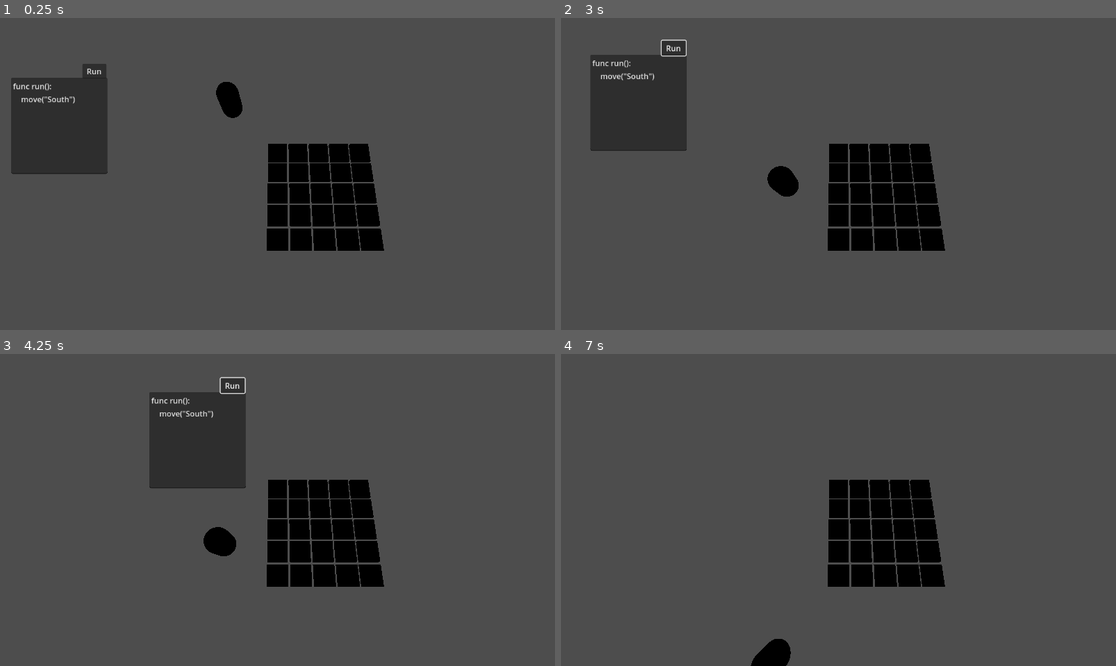
Above: before the commit, frames 1-4 (two rows, left to right).
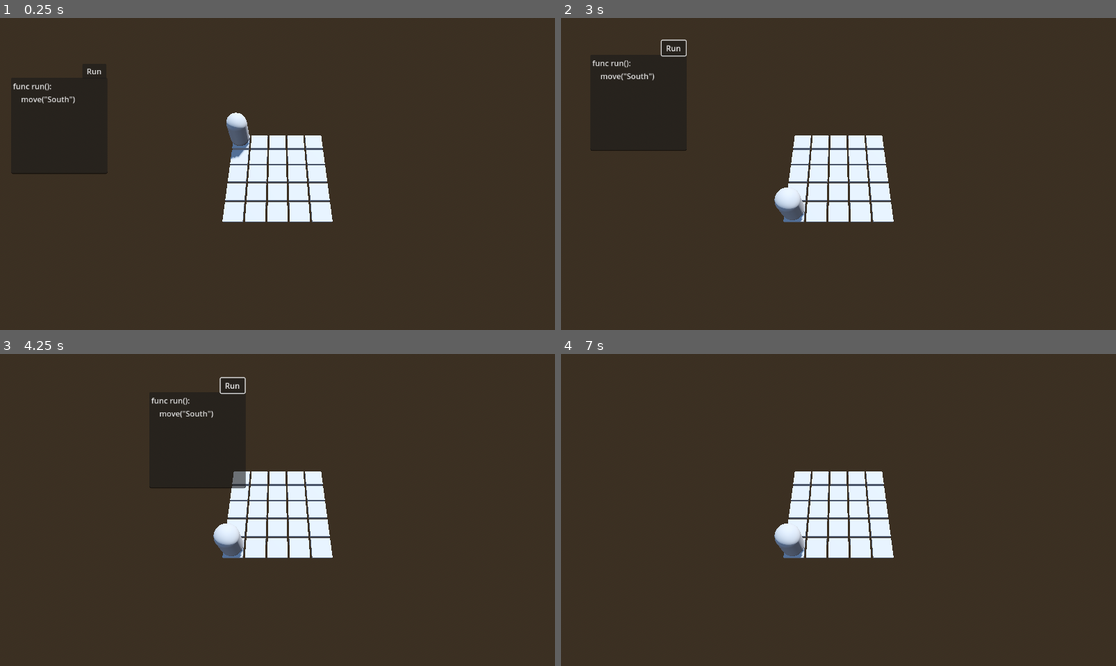
Above: after the commit, the same moments.

Repository: maxballison/self_driving
Game: Godot game, scene res://Main.tscn
Same seed, same stepped clock (60 frames per second), same inputs: the game is played once before the commit and once after it.
Inputs (mouse positions are in pixels of both pictures, inside the frame that each line leads up to):
- Up to frame 1 (0.25 s): no input
- Up to frame 2 (3 s): click "Run" at 0.5 s; click "Run" at 1.25 s; click "Run" at 2 s; tap Enter at 2.75 s; drag from (838, 174) to (894, 105) at 2.77 s
- Up to frame 3 (4.25 s): tap Space at 3.5 s; drag from (166, 525) to (249, 572) at 3.52 s
- Up to frame 4 (7 s): tap Enter at 4.25, 5.75 s; move the mouse to (894, 441) at 4.27 s; click (894, 441) at 4.42 s; tap Space at 5, 6.5 s; drag from (810, 572) to (672, 463) at 5.02 s; move the mouse to (1005, 556) at 5.77 s; click (1005, 556) at 5.92 s; drag from (672, 463) to (755, 432) at 6.52 s

The runs differ from the first frame. In frame 1, 94% of the frame differs, in the area x 0-100%, y 0-100%; in frame 2, 94%; in frame 3, 94%; in frame 4, 100%.

Commit message:
Fixed camera issue and stuf

Diff:
--- a/Main.tscn
+++ b/Main.tscn
@@ -6,8 +6,59 @@
 [ext_resource type="PackedScene" uid="uid://bm4kef2fvrw2n" path="res://Player.tscn" id="5_e4uym"]
 [ext_resource type="Script" path="res://scripts/LevelManager.gd" id="6_060nv"]
 
+[sub_resource type="ProceduralSkyMaterial" id="ProceduralSkyMaterial_5c16o"]
+sky_top_color = Color(0.331609, 0.447598, 0.657561, 1)
+sky_horizon_color = Color(0.632902, 0.65415, 0.69764, 1)
+ground_horizon_color = Color(0.632902, 0.65415, 0.69764, 1)
+
+[sub_resource type="Sky" id="Sky_olhcj"]
+sky_material = SubResource("ProceduralSkyMaterial_5c16o")
+
+[sub_resource type="Environment" id="Environment_twve8"]
+background_mode = 2
+sky = SubResource("Sky_olhcj")
+tonemap_mode = 2
+glow_enabled = true
+
+[sub_resource type="GDScript" id="GDScript_0lp6b"]
+script/source = "extends Camera3D
+
+func _ready() -> void:
+	# You may need to ensure that LevelManager has valid data by this time.
+	# One way is to confirm that LevelManager is ordered above the Camera in the scene tree
+	# or that the level is already loaded. Otherwise, you can do call_deferred() or a signal.
+	var level_manager = get_node(\"/root/Main/LevelManager\")
+	if level_manager:
+		var w = level_manager.current_level_width
+		var h = level_manager.current_level_height
+		var size = level_manager.cell_size
+
+		# If your level is NOT already centered in the scene:
+		#   The center of the grid is roughly at ( (w-1)*0.5, 0, (h-1)*0.5 ) * cell_size.
+		var center_x = (float(w) - 1.0) * 0.5 * size
+		var center_z = (float(h) - 1.0) * 0.5 * size
+
+		# Place the camera at some offset above and maybe a bit \"south\" (z + 4)
+		position = Vector3(center_x, 9.0, center_z + 5.0)
+
+		# If you also want the camera to look downward at the level’s center:
+		look_at(Vector3(center_x, 0.0, center_z), Vector3.UP)
+	else:
+		push_error(\"LevelManager not found!\")
+"
+
 [node name="Main" type="Node"]
 script = ExtResource("1_q1sdt")
+
+[node name="LevelManager" type="Node3D" parent="."]
+script = ExtResource("6_060nv")
+
+[node name="WorldEnvironment" type="WorldEnvironment" parent="."]
+environment = SubResource("Environment_twve8")
+
+[node name="DirectionalLight3D" type="DirectionalLight3D" parent="."]
+transform = Transform3D(-0.866023, -0.433016, 0.250001, 0, 0.499998, 0.866027, -0.500003, 0.749999, -0.43301, 0, 0, 0)
+shadow_enabled = true
 
 [node name="ScriptInterpreter" type="Node" parent="."]
 script = ExtResource("3_qfnpw")
@@ -18,9 +69,7 @@
 
 [node name="Player" parent="." instance=ExtResource("5_e4uym")]
 
-[node name="LevelManager" type="Node3D" parent="."]
-script = ExtResource("6_060nv")
-
 [node name="Camera3D" type="Camera3D" parent="."]
 transform = Transform3D(1, 0, 0, 0, 0.305695, 0.952129, 0, -0.952129, 0.305695, 0, 9.132, 4)
 current = true
+script = SubResource("GDScript_0lp6b")
--- a/scripts/BlueprintGenerator.gd
+++ b/scripts/BlueprintGenerator.gd
@@ -4,17 +4,16 @@
 @export var blueprint_file_path: String = "res://blueprints/blueprint1.txt"
 @export var output_scene_path: String = "res://GeneratedLevels/level_1.tscn"
 
-# A dictionary mapping characters to the tile scene paths
+# A dictionary mapping characters in the blueprint to tile scene paths
 var tile_mapping := {
-	' ': "res://tiles/TileEmpty.tscn",  # treat space as a floor
-	'#': "res://tiles/TileEmpty.tscn",
+	' ': "res://tiles/TileEmpty.tscn",  # e.g. floor or empty
+	'#': "res://tiles/TileEmpty.tscn",  # whichever tile you prefer
 	'x': "res://tiles/TileWall.tscn",
 	'e': "res://tiles/Enemy.tscn",
 	'd': "res://tiles/TileDoor.tscn",
 }
 
 func _run() -> void:
-	# Called when you press the "Run" button in the script panel
 	generate_level_from_blueprint(blueprint_file_path, output_scene_path)
 
 func generate_level_from_blueprint(source_file: String, target_scene: String) -> void:
@@ -22,7 +21,6 @@
 		push_error("Blueprint file not found: " + source_file)
 		return
 
-	# Read the blueprint text
 	var file = FileAccess.open(source_file, FileAccess.READ)
 	if file == null:
 		push_error("Could not open blueprint file: " + source_file)
@@ -35,50 +33,53 @@
 	var root_node = Node3D.new()
 	root_node.name = "GeneratedLevel"
 
-	# We’ll track the width/height for the final scene
 	var max_width: int = 0
 	var max_height: int = lines.size()
+	var cell_size: float = 1.0  # Adjust if needed
+
+	# Determine max_width by scanning all lines
+	for line in lines:
+		if line.length() > max_width:
+			max_width = line.length()
+
+	# Compute half dimensions to center the grid at (0,0,0)
+	var half_width  = float(max_width - 1) * 0.5
+	var half_height = float(max_height - 1) * 0.5
 
 	# Instantiate child tiles for each character
 	for y in range(lines.size()):
 		var line = lines[y]
-		var chars = line.split("", false)  # split by each character
-		if chars.size() > max_width:
-			max_width = chars.size()
-
-		for x in range(chars.size()):
-			var c = chars[x]
+		for x in range(line.length()):
+			var c = line[x]
 			if tile_mapping.has(c):
 				var scene_path = tile_mapping[c]
 				if scene_path != "":
 					var tile_scene = load(scene_path)
 					if tile_scene:
 						var tile_instance = tile_scene.instantiate()
-						# Position the tile in 3D space
+						# Shift each tile so that the entire level is centered
 						tile_instance.position = Vector3(
-							float(x),
+							(float(x) - half_width) * cell_size,
 							0.0,
-							float(y)
+							(float(y) - half_height) * cell_size
 						)
 						root_node.add_child(tile_instance)
 						tile_instance.owner = root_node
-			# else: ignore unknown characters or handle them as needed
 
-	# Attach a Level.gd script to the generated root so it has the standard fields
+	# Attach a Level.gd script (not shown here) so the scene has standard properties
 	var level_script = preload("res://scripts/Level.gd")
 	root_node.set_script(level_script)
 
-	# Fill out the exported properties if you want them stored
-	root_node.set("grid_width", max_width)
+	# Fill out the exported properties for the new scene
+	root_node.set("grid_width",  max_width)
 	root_node.set("grid_height", max_height)
-	root_node.set("cell_size", 1.0) # or any default you want
+	root_node.set("cell_size",   cell_size)
 
-
-	# Pack and save the new scene
+	# Pack and save the scene
 	var packed_scene = PackedScene.new()
 	packed_scene.pack(root_node)
-	var error = ResourceSaver.save(packed_scene, target_scene)
-	if error == OK:
+	var err = ResourceSaver.save(packed_scene, target_scene)
+	if err == OK:
 		print("Level generated and saved to: " + target_scene)
 	else:
-		push_error("Error saving scene: " + str(error))
+		push_error("Error saving scene: " + str(err))
--- a/scripts/LevelManager.gd
+++ b/scripts/LevelManager.gd
@@ -25,7 +25,7 @@
 	add_child(current_level_instance)
 
 	# Read the level's properties
-	if current_level_instance.has_method("grid_width"):
+	if current_level_instance.get("grid_width"):
 		current_level_width = current_level_instance.grid_width
 		current_level_height = current_level_instance.grid_height
 		cell_size = current_level_instance.cell_size
@@ -35,15 +35,13 @@
 		current_level_height = 10
 		cell_size = 1.0
 
-	# Optionally tell the Player where to spawn
+	# Spawn or reposition the Player at the given grid coordinate
 	var player = get_node("/root/Main/Player")  # Adjust if needed
 	if player:
 		player.grid_position = spawn_position
 		player.grid_width = current_level_width
 		player.grid_height = current_level_height
 		player.cell_size = cell_size
-		player.x_offset = (current_level_width - 1) * cell_size * 0.25
-		player.z_offset = (current_level_height - 1) * cell_size * 0.25
 		player.update_world_position()
 
 func switch_level(new_scene_path: String, entrance_door_position: Vector2i):
--- a/scripts/Player.gd
+++ b/scripts/Player.gd
@@ -7,21 +7,14 @@
 var grid_height: int
 var cell_size: float
 
-# Offsets for positioning the Player in 3D space.
-var x_offset: float
-var z_offset: float
-
 func _ready() -> void:
 	# Optionally, find and store the LevelManager at runtime:
-	var level_manager = get_node("/root/Main/LevelManager")  # Adjust path if needed
+	var level_manager = get_node("/root/Main/LevelManager")  # Adjust the path if needed
 	if level_manager:
 		# Get the grid data from the manager.
 		grid_width = level_manager.current_level_width
 		grid_height = level_manager.current_level_height
 		cell_size = level_manager.cell_size
-
-		x_offset = (grid_width - 1) * cell_size * 0.5
-		z_offset = (grid_height - 1) * cell_size * 0.5
 
 		update_world_position()
 	else:
@@ -52,8 +45,8 @@
 
 func update_world_position() -> void:
 	position = Vector3(
-		grid_position.x * cell_size - x_offset,
-		1.0,  # keep player above ground
-		grid_position.y * cell_size - z_offset
+		float(grid_position.x) * cell_size,
+		1.0,  # keep player above the ground a bit
+		float(grid_position.y) * cell_size
 	)
 	print("Player moved to grid coord:", grid_position)
--- /dev/null
+++ b/scripts/camera.gd
@@ -0,0 +1,27 @@
+extends Camera3D
+
+@onready var level_manager = $LevelManager
+
+func _ready() -> void:
+	# You may need to ensure that LevelManager has valid data by this time.
+	# One way is to confirm that LevelManager is ordered above the Camera in the scene tree
+	# or that the level is already loaded. Otherwise, you can do call_deferred() or a signal.
+	print("IS THIS RUNNING?")
+	if level_manager:
+		var w = level_manager.current_level_width
+		var h = level_manager.current_level_height
+		var size = level_manager.cell_size
+
+		# If your level is NOT already centered in the scene:
+		#   The center of the grid is roughly at ( (w-1)*0.5, 0, (h-1)*0.5 ) * cell_size.
+		var center_x = w * 0.5 * size
+		var center_z = h * 0.5 * size
+
+		# Place the camera at some offset above and maybe a bit "south" (z + 4)
+		position = Vector3(center_x, 9.0, center_z + 4.0)
+		print(position)
+
+		# If you also want the camera to look downward at the level’s center:
+		look_at(Vector3(center_x, 0.0, center_z), Vector3.UP)
+	else:
+		push_error("LevelManager not found!")
Not shown: 1 places in Main.tscn that only renumber resources
